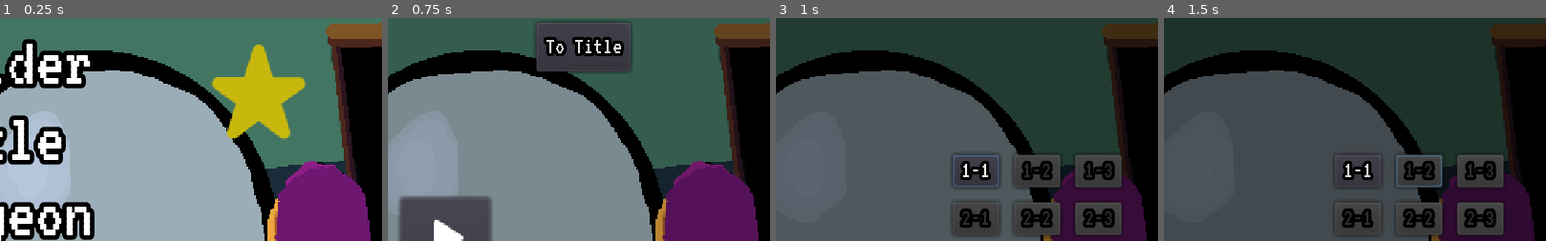
Above: before the commit, frames 1-4 (left to right).
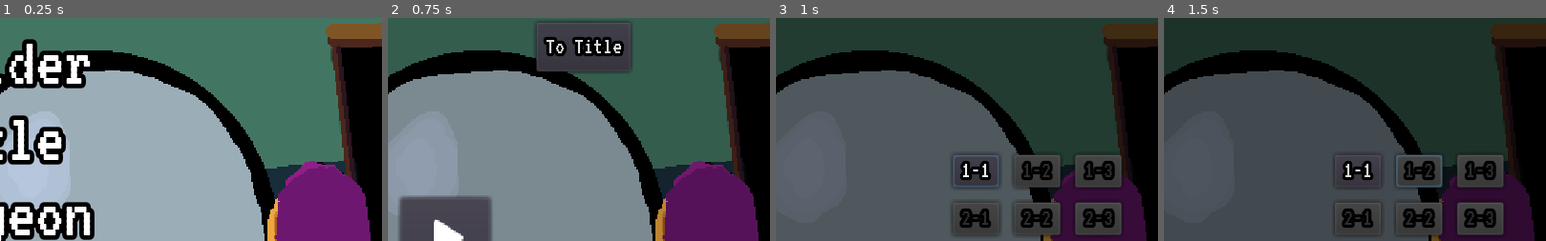
Above: after the commit, the same moments.

Repository: bc5g15/rock-push
Game: Godot game, scene res://MenuShift.tscn
The game is run twice, just before and just after one commit, with the same random seed, the same clock (stepped at 60 frames per second) and the same inputs.
Inputs (mouse positions are % of the whole screen's width and height, from its top left):
- Up to frame 1 (0.25 s): no input
- Up to frame 2 (0.75 s): click (81, 49) at 0.5 s
- Up to frame 3 (1 s): no input
- Up to frame 4 (1.5 s): tap Enter (ui_accept) at 1.25 s; hold D (right) from 1.28 s (still down)
The pictures show only the part of the screen within x 16-66%, y 0-50%; the shares and areas given below are measured in that part.

The runs differ from the first frame. In frame 1, 5.1% of the frame differs, in the area x 55-81%, y 11-55%; in frame 2, nothing differs; in frame 3, nothing differs; in frame 4, nothing differs.

Commit message:
Link menu star to victory screen

Diff:
--- a/TopScripts/CompleteStar.gd
+++ b/TopScripts/CompleteStar.gd
@@ -1,4 +1,4 @@
-extends TextureRect
+extends TextureButton
 
 
 # Declare member variables here. Examples:
@@ -11,6 +11,8 @@
 	visible = LevelUnlocker.all_complete()
 	pass # Replace with function body.
 
+func _pressed():
+	FadeController.fade_to_scene("res://Prefabs/Menu/VictoryScreen.tscn")
 
 # Called every frame. 'delta' is the elapsed time since the previous frame.
 #func _process(delta):
